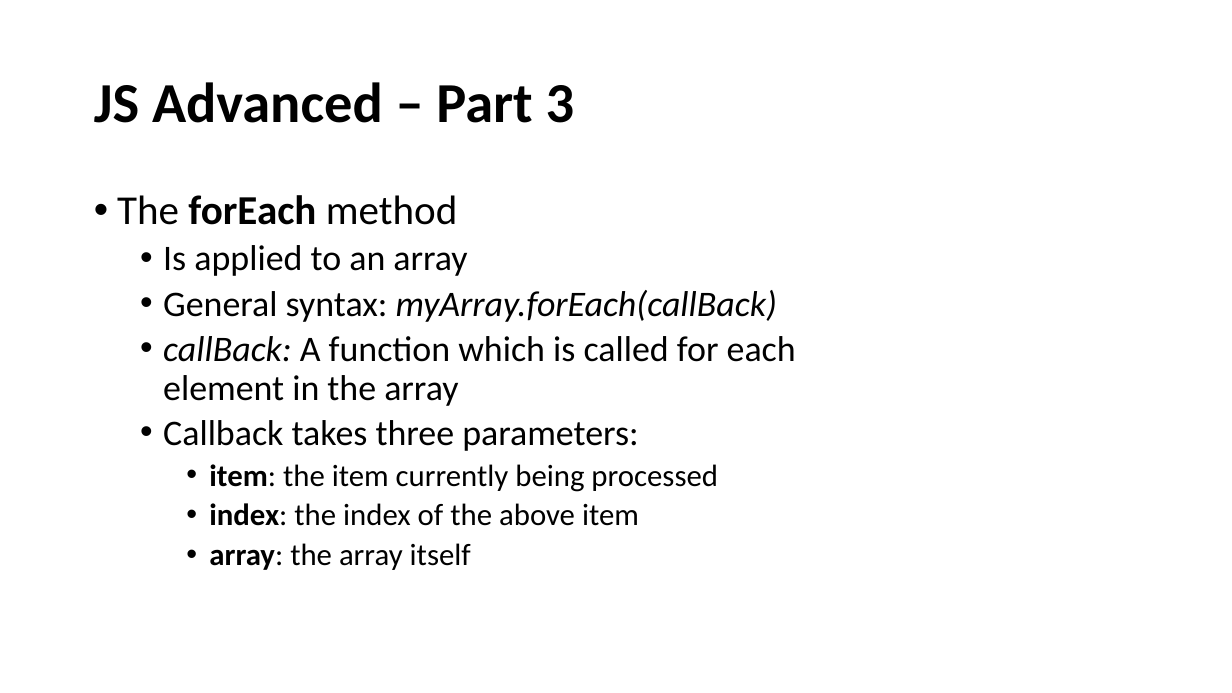
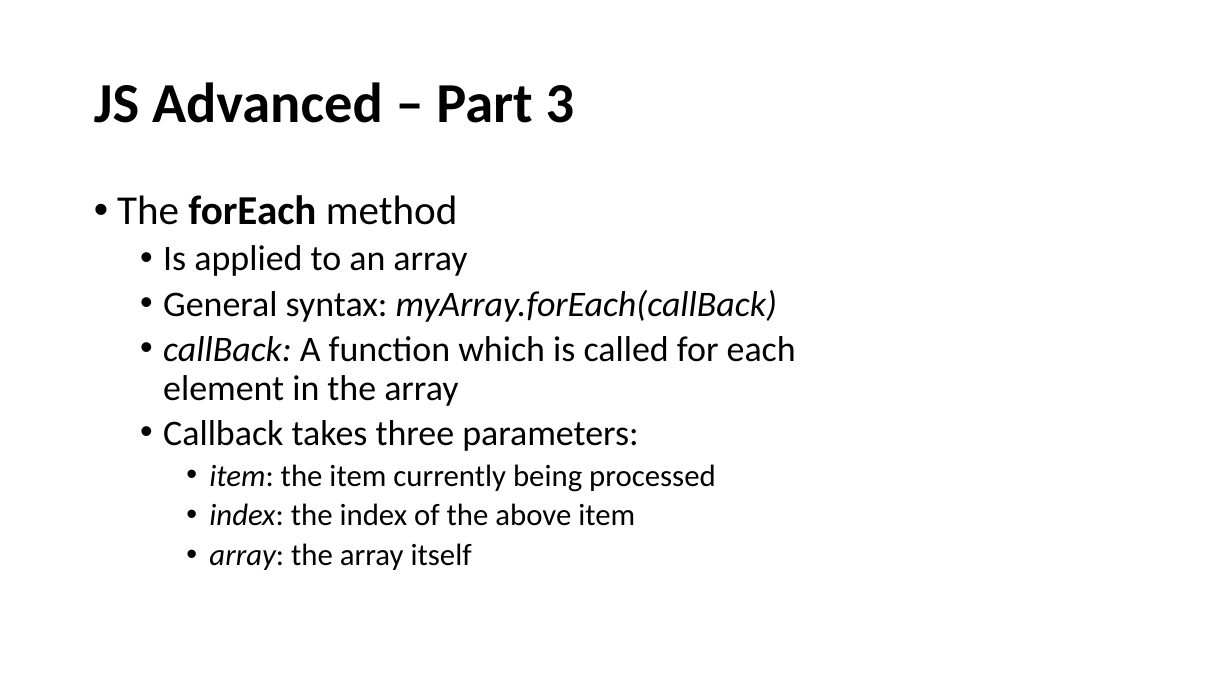
Before and after one commit to perl-easj/WebProg, a slide deck: slide 34 of 30_JavaScript/JavaScriptAdvanced.pptx (slide 33 before the commit). Drawn at 1232x693 pixels with LibreOffice and Linux fonts; fonts in the diff are those of the drawing. Boxes give left, top, right and bottom in pixels: in the first picture for what was removed or moved away, otherwise in the second. Text is boxed around its words. In the diff, an @@ line names an element or a change of style, - is before the commit and + after.

```diff
--- a/30_JavaScript/JavaScriptAdvanced.pptx
+++ b/30_JavaScript/JavaScriptAdvanced.pptx
@@ text at <box>209,464,716,570</box>: bold off, italic on in "item:", "index:", "array:" @@
```
Also in this commit, not shown: 1 slide added, 2 other files.
